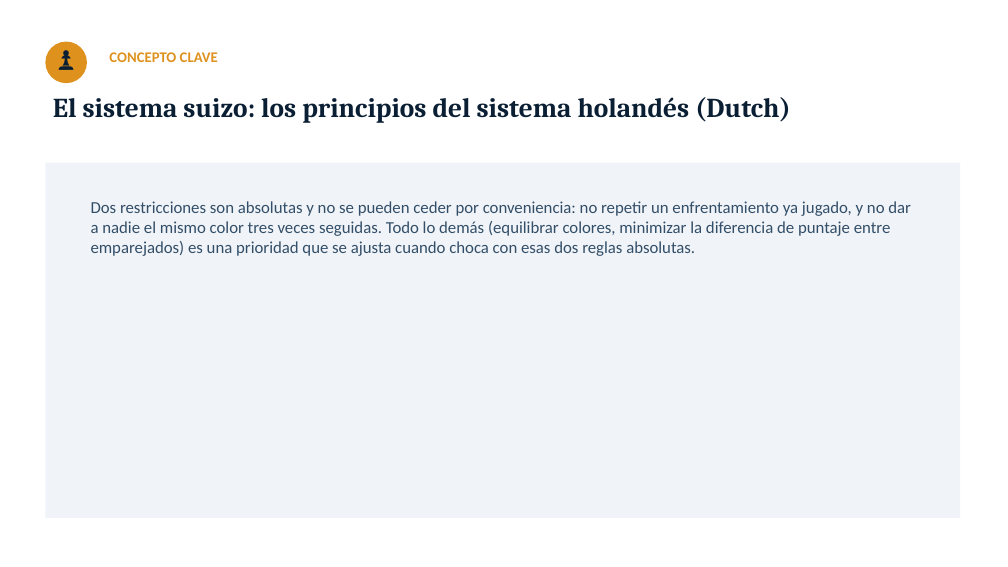
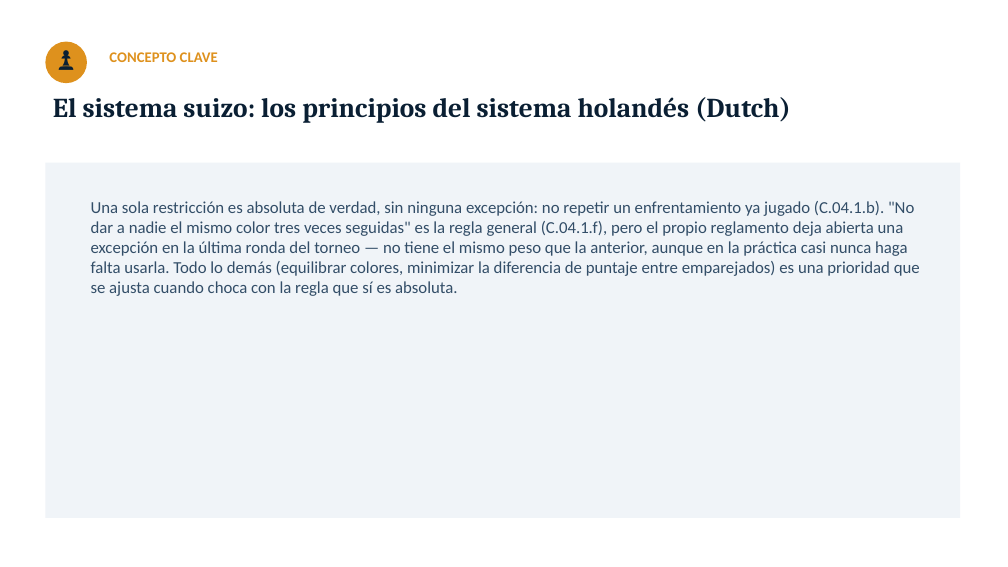
Before and after one commit to GMpupilo2026/Pagina-Completa, a slide deck: slide 3 of cursos/recursos/arbitro-nacional/13-el-sistema-suizo-los-principios-del-sistema-holandes-dutch.pptx. Drawn at 1008x567 pixels with LibreOffice and Linux fonts; fonts in the diff are those of the drawing. Boxes give left, top, right and bottom in pixels: in the first picture for what was removed or moved away, otherwise in the second. Text is boxed around its words. In the diff, an @@ line names an element or a change of style, - is before the commit and + after.

```diff
--- a/cursos/recursos/arbitro-nacional/13-el-sistema-suizo-los-principios-del-sistema-holandes-dutch.pptx
+++ b/cursos/recursos/arbitro-nacional/13-el-sistema-suizo-los-principios-del-sistema-holandes-dutch.pptx
@@ text at (x1=91, y1=201, x2=920, y2=296): text changed @@
-Dos restricciones son absolutas y no se pueden ceder por conveniencia: no repetir un enfrentamiento ya jugado, y no dar a nadie el mismo color tres veces seguidas. Todo lo demás (equilibrar colores, minimizar la diferencia de puntaje entre emparejados) es una prioridad que se ajusta cuando choca con esas dos reglas absolutas.
+Una sola restricción es absoluta de verdad, sin ninguna excepción: no repetir un enfrentamiento ya jugado (C.04.1.b). "No dar a nadie el mismo color tres veces seguidas" es la regla general (C.04.1.f), pero el propio reglamento deja abierta una excepción en la última ronda del torneo — no tiene el mismo peso que la anterior, aunque en la práctica casi nunca haga falta usarla. Todo lo demás (equilibrar colores, minimizar la diferencia de puntaje entre emparejados) es una prioridad que se ajusta cuando choca con la regla que sí es absoluta.
```
Also in this commit, not shown: 35 other files.
